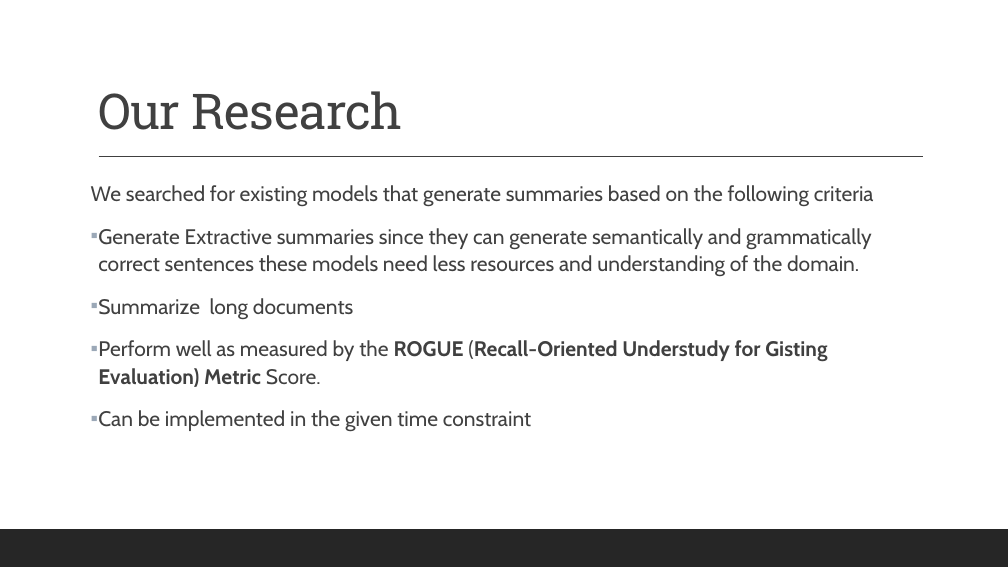
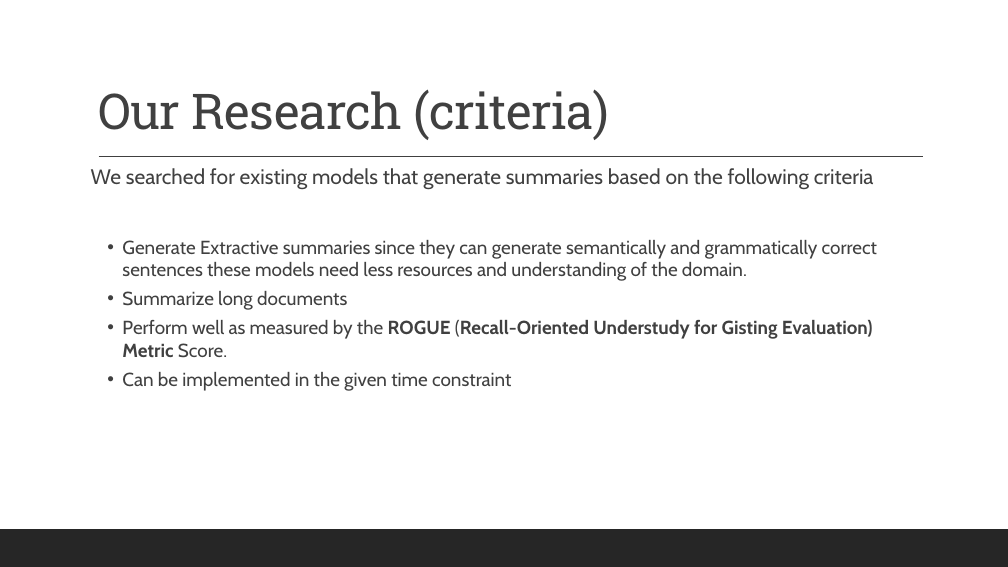
Before and after one commit to gufranpathan/case_law_g45, a slide deck: slide 6 of Group 45 Data Science for Case Law.pptx. Drawn at 1008x567 pixels with LibreOffice and Linux fonts; fonts in the diff are those of the drawing. Boxes give left, top, right and bottom in pixels: in the first picture for what was removed or moved away, otherwise in the second. Text is boxed around its words. In the diff, an @@ line names an element or a change of style, - is before the commit and + after.

```diff
--- a/Group 45 Data Science for Case Law.pptx
+++ b/Group 45 Data Science for Case Law.pptx
@@ title at <box>98,89,610,140</box>: text changed @@
-Our Research
+Our Research (criteria)
@@ text "We searched for existing models ...": place and size @@
-text "We searched for existing models ..." at <box>91,185,874,432</box>
+text "We searched for existing models ..." at <box>91,168,877,391</box>
@@ text at <box>122,240,877,391</box>: size 20 to 18 pt in "Generate Extractive summaries since they can generate ...", "Summarize long documents", "Perform well as measured by the ROGUE ...", "Can be implemented in the given time ..."; bullet ▪ to •; list level 1 to 2 in "Generate Extractive summaries since they ..."; line spacing 1.1 to 1; list level 1 to 2 in "Summarize long documents"; list level 1 to 2 in "Perform well as measured by ..."; list level 1 to 2 in "Can be implemented in the ..." @@
```
Also in this commit, not shown: 8 other slides changed, 6 slides added, 1 slide removed.
